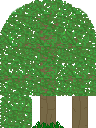
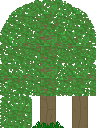
Comparing the layer stacks of the two w=96, h=128 images. Changes:
removed layer "Leaves" over (x1=0, y1=1, x2=96, y2=96)
renamed "Leaves copy" to "Leaves FG", painted on it over (x1=0, y1=1, x2=96, y2=96)
painted on "Leaves BG" over (x1=0, y1=1, x2=96, y2=96)
